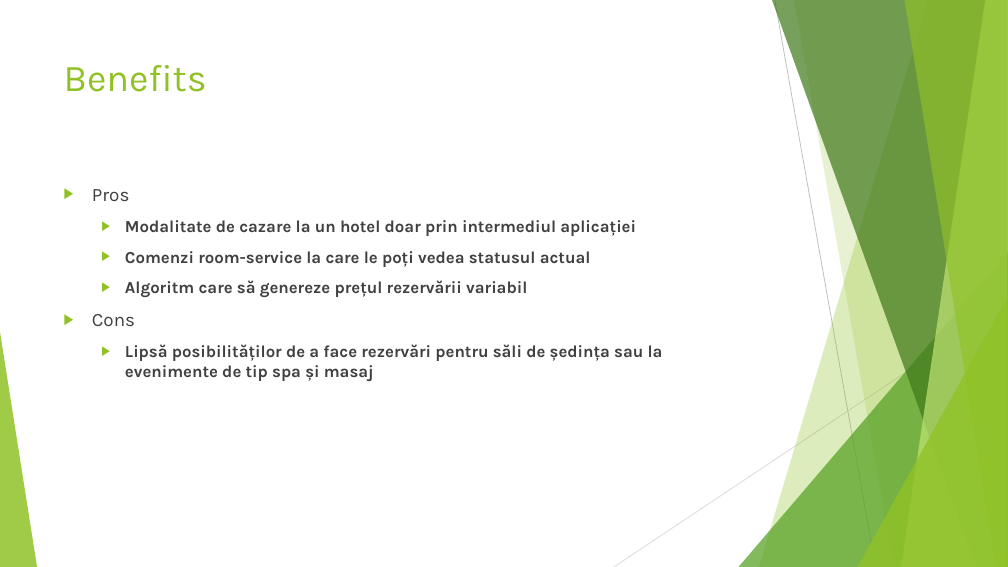
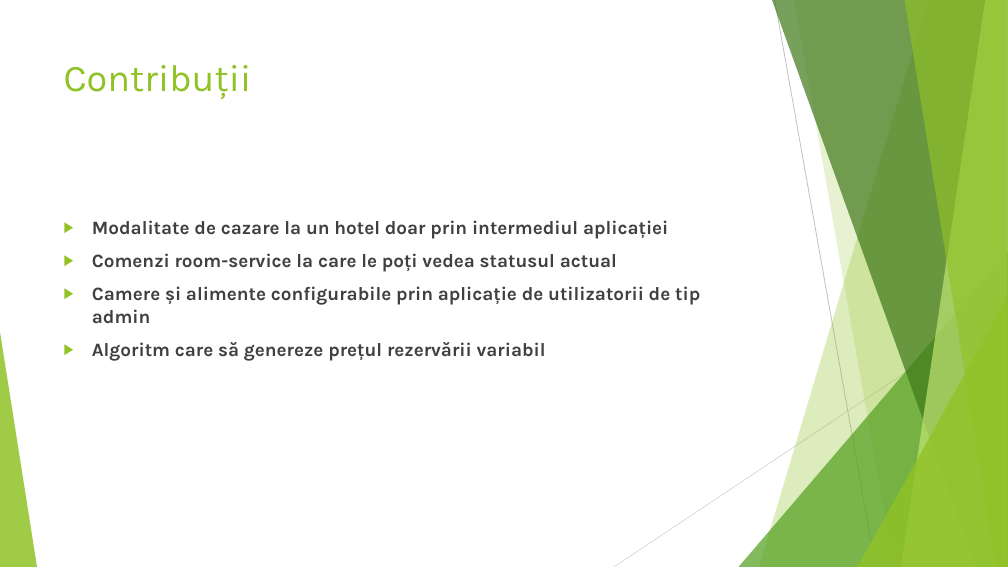
Before and after one commit to stefan-adrian/hotel-manager, a slide deck: slide 4 of documentation/videos/hotel-manager.pptx (slide 11 before the commit). Drawn at 1008x567 pixels with LibreOffice and Linux fonts; fonts in the diff are those of the drawing. Boxes give left, top, right and bottom in pixels: in the first picture for what was removed or moved away, otherwise in the second. Text is boxed around its words. In the diff, an @@ line names an element or a change of style, - is before the commit and + after.

Commit message:
Actualizare prezentare ppt

```diff
--- a/documentation/videos/hotel-manager.pptx
+++ b/documentation/videos/hotel-manager.pptx
@@ title at [64, 65, 252, 99]: text changed @@
-Benefits
+Contribuții
@@ text at [92, 189, 130, 201]: paragraph removed @@
-▶ Pros
@@ text at [92, 220, 668, 361]: size 16 to 18 pt in "Modalitate de cazare la un hotel doar ...", "Comenzi room-service la care le poți vedea ...", "Algoritm care să genereze prețul rezervării variabil"; indent changed @@
@@ text at [92, 286, 700, 323]: paragraph added @@
+  ▶ Camere și alimente configurabile prin aplicație de utilizatorii de tip admin
@@ text at [92, 314, 663, 381]: paragraphs removed @@
-▶ Cons
-  ▶ Lipsă posibilităților de a face rezervări pentru săli de ședința sau la evenimente de tip spa și masaj
```
Also in this commit, not shown: 6 other slides changed.
